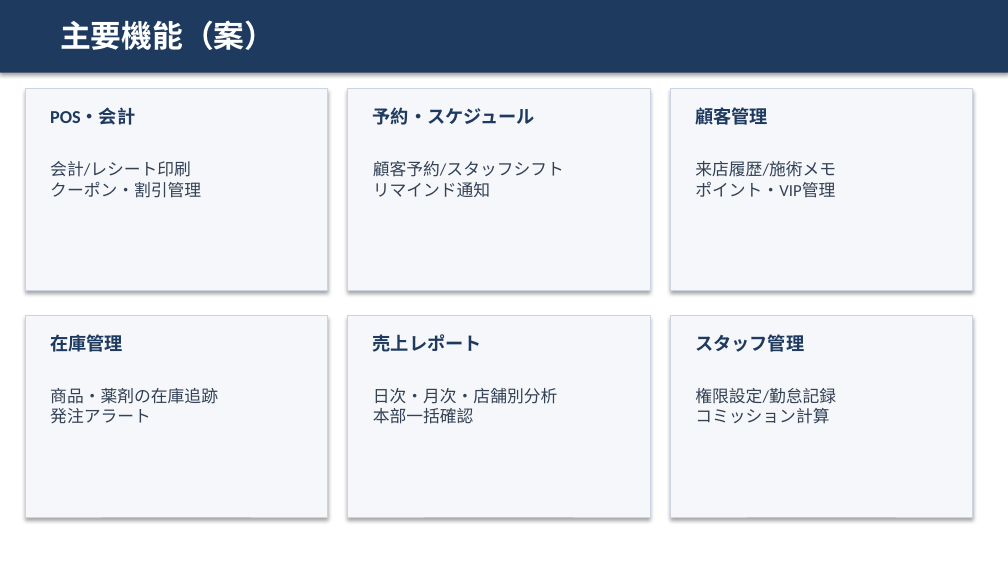
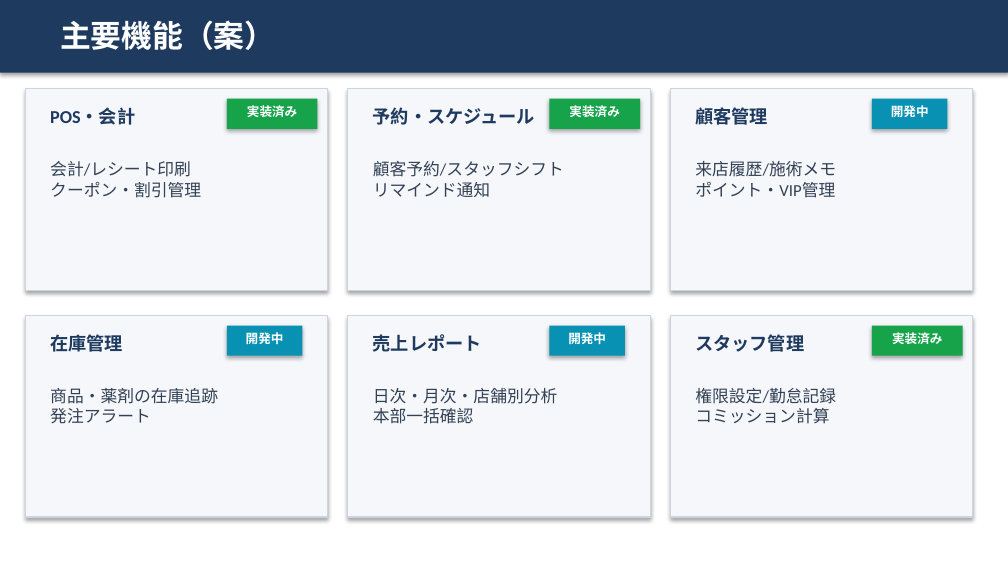
Before and after one commit to kimseungmok/salon-pos-v2, a slide deck: slide 5 of docs/proposal/salon_pos_proposal.pptx (slide 4 before the commit). Drawn at 1008x567 pixels with LibreOffice and Linux fonts; fonts in the diff are those of the drawing. Boxes give left, top, right and bottom in pixels: in the first picture for what was removed or moved away, otherwise in the second. Text is boxed around its words. In the diff, an @@ line names an element or a change of style, - is before the commit and + after.

```diff
--- a/docs/proposal/salon_pos_proposal.pptx
+++ b/docs/proposal/salon_pos_proposal.pptx
@@ rectangle added at box(227, 99, 318, 129), fill #16A34A @@
@@ text added at box(247, 105, 297, 117), 9 pt, text #FFFFFF, bold @@
+実装済み
@@ rectangle added at box(549, 99, 640, 129), fill #16A34A @@
@@ text added at box(569, 105, 619, 117), 9 pt, text #FFFFFF, bold @@
+実装済み
@@ rectangle added at box(872, 99, 948, 129), fill #0891B2 @@
@@ text added at box(891, 105, 929, 117), 9 pt, text #FFFFFF, bold @@
+開発中
@@ rectangle added at box(227, 326, 302, 356), fill #0891B2 @@
@@ rectangle added at box(549, 326, 625, 356), fill #0891B2 @@
@@ outline #CBD5E1 0.5 pt to #CBD5E1 0.75 pt in 6 elements at box(25, 89, 328, 290), box(348, 89, 650, 290), box(670, 89, 973, 290), box(25, 316, 328, 517), box(348, 316, 650, 517), box(670, 316, 973, 517) @@
@@ rectangle added at box(872, 326, 963, 356), fill #16A34A @@
@@ text added at box(246, 332, 284, 344), 9 pt, text #FFFFFF, bold @@
+開発中
@@ text added at box(568, 332, 606, 344), 9 pt, text #FFFFFF, bold @@
+開発中
@@ text added at box(892, 332, 942, 344), 9 pt, text #FFFFFF, bold @@
+実装済み
```
Also in this commit, not shown: 7 other slides changed, 1 slide added, 1 other file.
